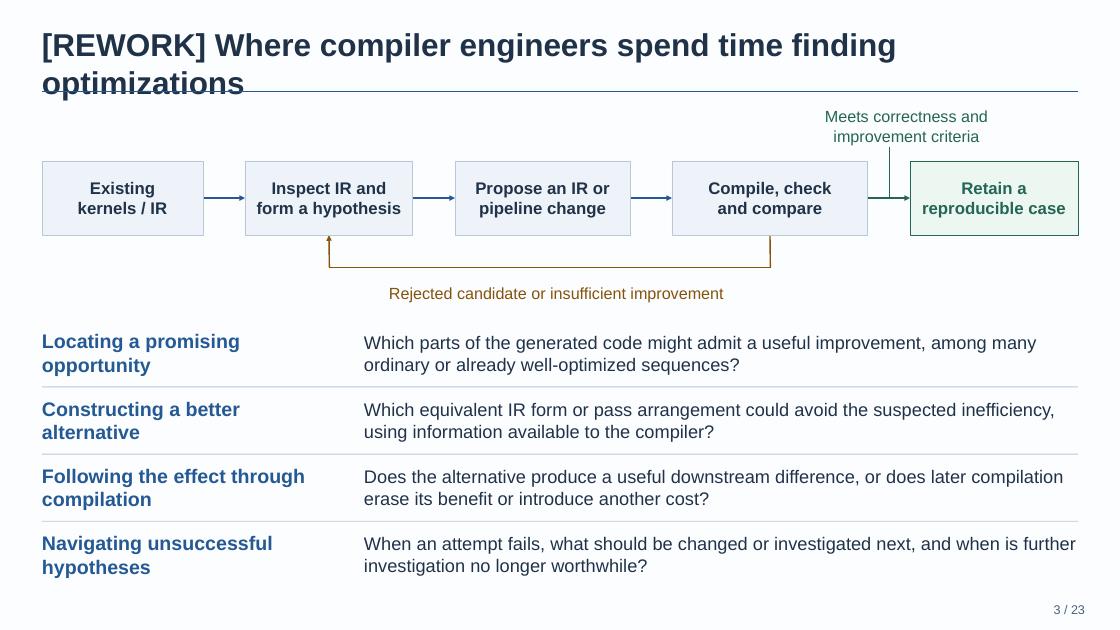
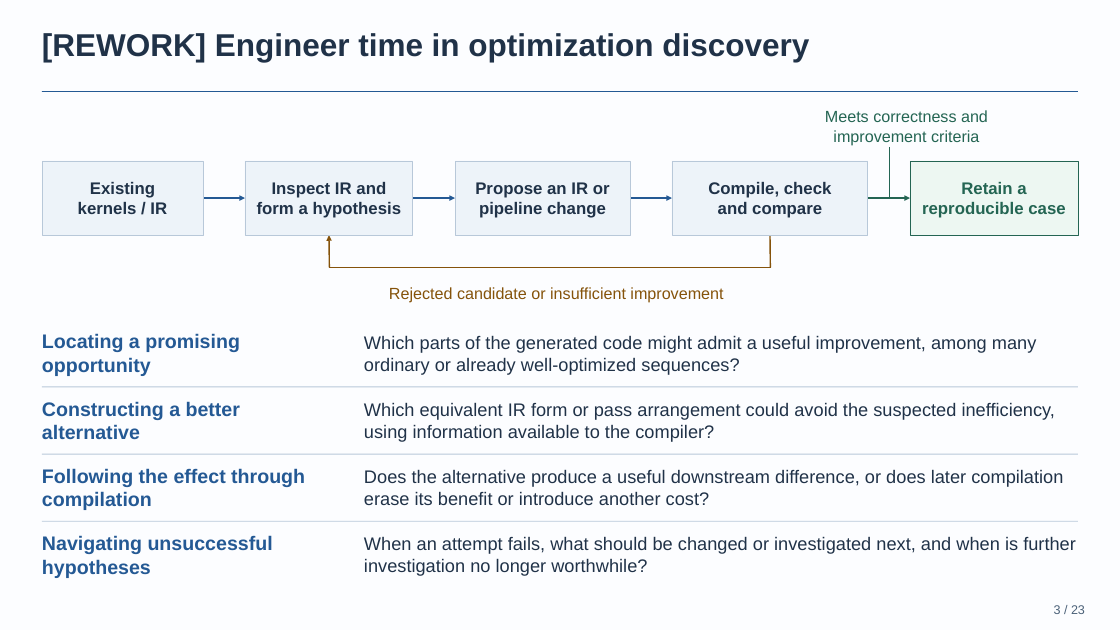
Before and after one commit to BonZirka/ascend-npu-optimization-research, a slide deck: slide 3 of output/ascend-optimization-pitch/ascend-optimization-technical.pptx. Drawn at 1120x630 pixels with LibreOffice and Linux fonts; fonts in the diff are those of the drawing. Boxes give left, top, right and bottom in pixels: in the first picture for what was removed or moved away, otherwise in the second. Text is boxed around its words. In the diff, an @@ line names an element or a change of style, - is before the commit and + after.

Commit message:
Keep slide three title on one line

```diff
--- a/output/ascend-optimization-pitch/ascend-optimization-technical.pptx
+++ b/output/ascend-optimization-pitch/ascend-optimization-technical.pptx
@@ text at <box>42,33,809,62</box>: text changed @@
-[REWORK] Where compiler engineers spend time finding optimizations
+[REWORK] Engineer time in optimization discovery
```
Also in this commit, not shown: 4 other files.
